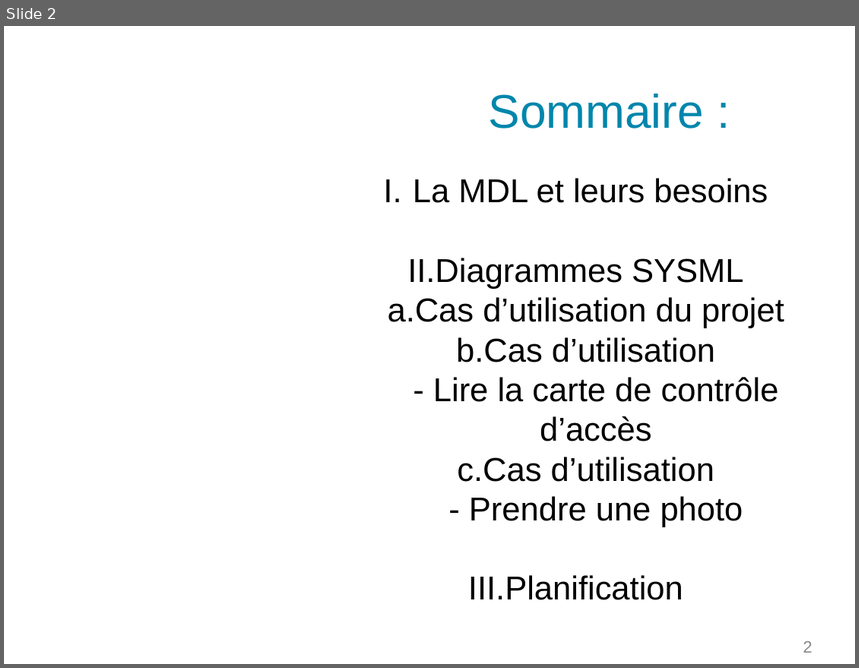
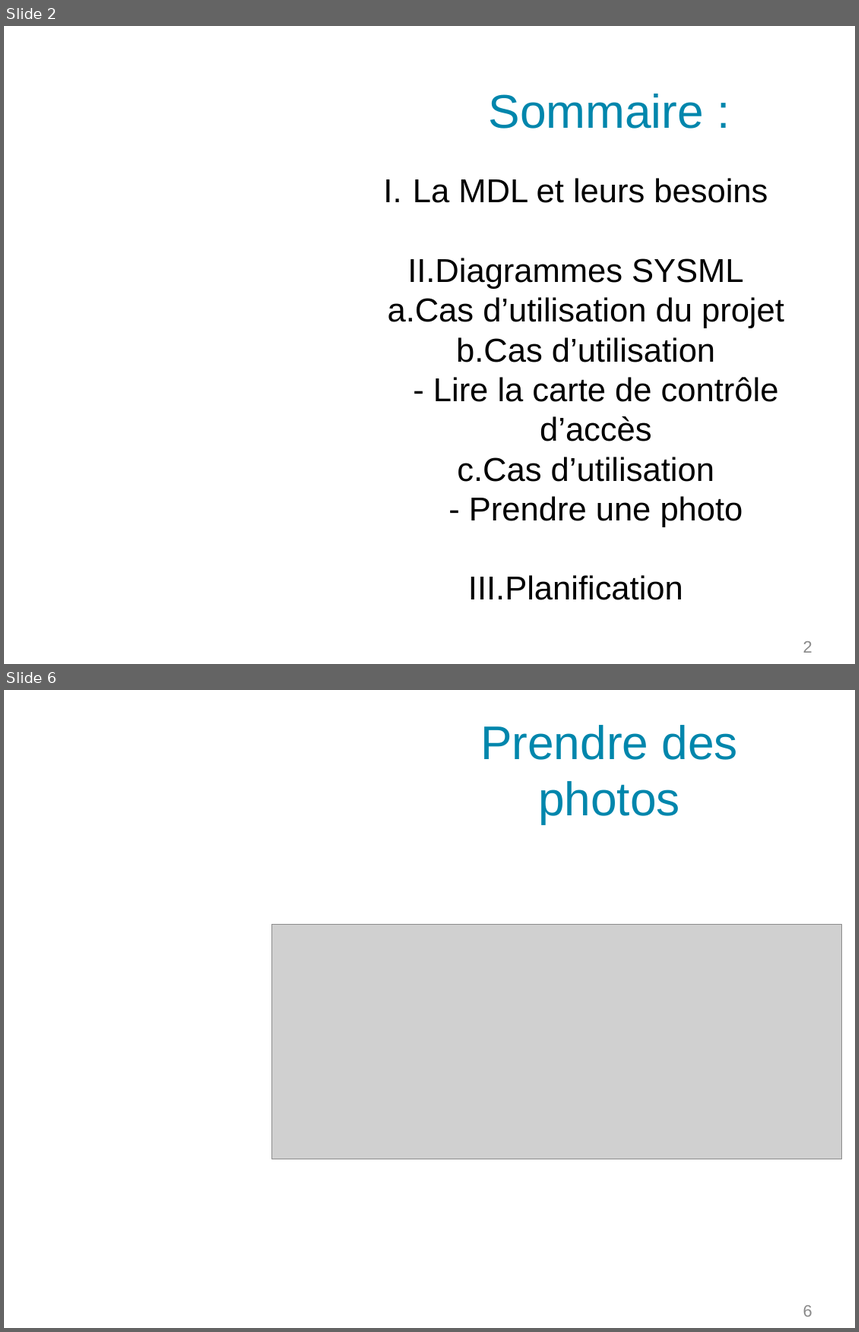
Before and after one commit to PinaudLucas/Projet, a slide deck: Lucas/Revue_commun.odp. Shown one above the other, each under a label of ours: slide 2 before the commit, slides 2 and 6 after it; the slides between them are not shown. The pictures are 859x668 and 859x1332 pixels, drawn with LibreOffice and Linux fonts; fonts in the diff are those of the drawing; grey boxes stand for pictures; background and template pictures are left out. Boxes give left, top, right and bottom in pixels: in the first picture for what was removed or moved away, otherwise in the second. Text is boxed around its words. In the diff, an @@ line names an element or a change of style, - is before the commit and + after.

```diff
--- a/Lucas/Revue_commun.odp
+++ b/Lucas/Revue_commun.odp
@@ slide 6 added at box(4, 690, 855, 1328), background picture (left out) @@
@@ title added at box(481, 725, 738, 825), 40 pt, text #0086AC @@
+Prendre des photos
@@ picture added at box(272, 925, 842, 1160) @@
@@ page number added at box(804, 1306, 813, 1317), 14 pt, text #898989 @@
+6
```
Also in this commit, not shown: 1 slide changed, 2 other slides added, 3 slides removed, 1 other file.
